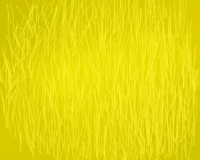
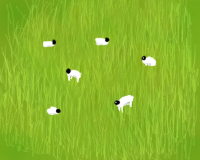
Comparing the layer stacks of the two 200px x 160px images. Changes:
added layer "Ebene" above "Grain-Kopie" over [42, 36, 157, 116]
added layer "Grain-Kopie" above "Grain" over [0, 0, 200, 160]
hid "Grain" over [0, 0, 200, 160]
